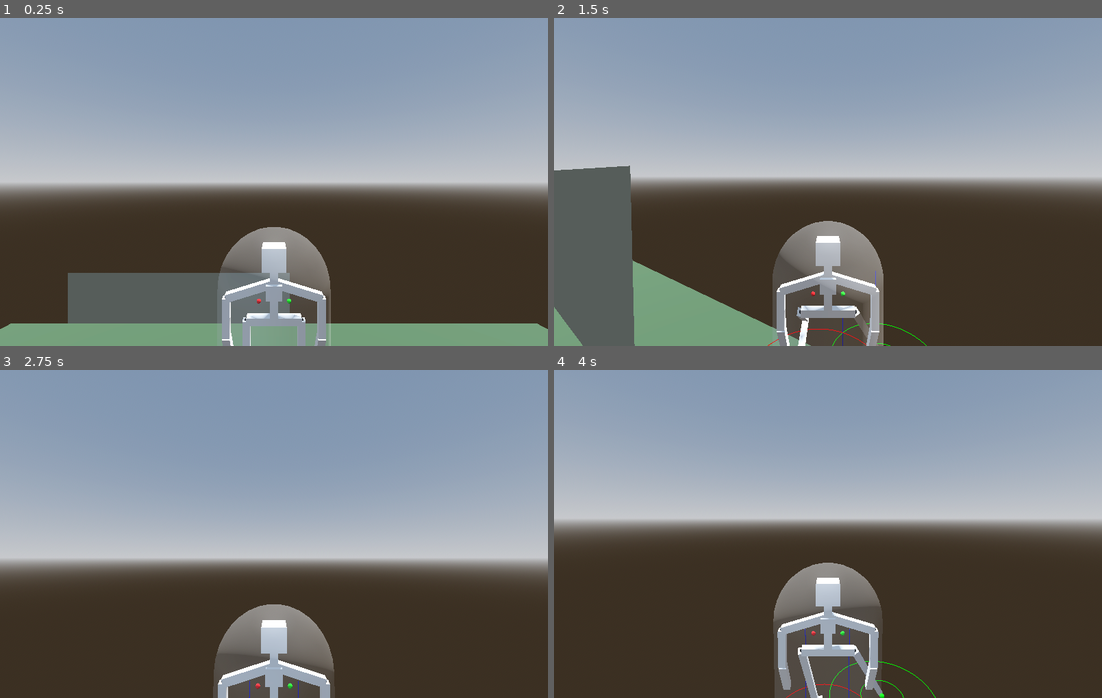
Above: before the commit, frames 1-4 (two rows, left to right).
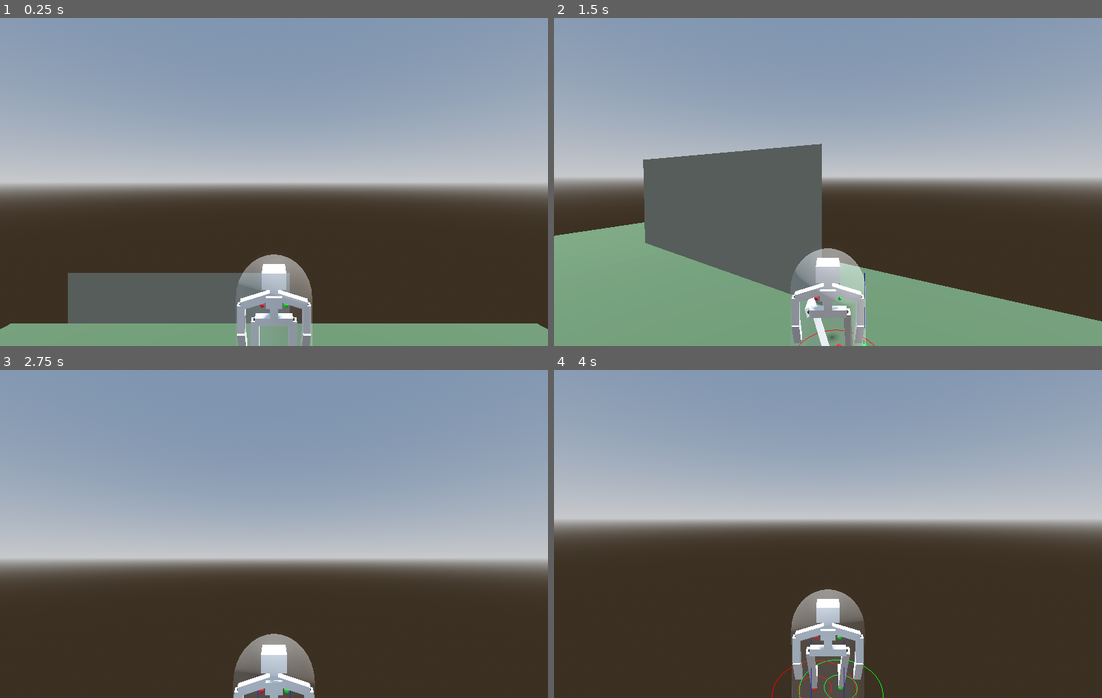
Above: after the commit, the same moments.

Repository: marcolatellafrias/character-parametric
Game: Godot game, scene res://Scenes/Demo.tscn
Two runs of this game, one before a commit and one after it. Both use one fixed random seed, a clock stepped at 60 frames per second and the inputs below.
Inputs (mouse positions are in pixels of both pictures, inside the frame that each line leads up to):
- Up to frame 1 (0.25 s): no input
- Up to frame 2 (1.5 s): move the mouse to (855, 182) at 0.52 s; hold Shift (sprint) 0.53-1.28 s; hold W (move_forward) from 0.53 s (still down); tap Space (jump) at 0.77 s; move the mouse to (800, 182) at 1.27 s; tap Shift (sprint) at 1.35 s
- Up to frame 3 (2.75 s): keep holding W (move_forward); tap Space (jump) at 1.52 s; move the mouse to (284, 527) at 2.02 s; hold Shift (sprint) from 2.03 s (still down)
- Up to frame 4 (4 s): keep holding W (move_forward); move the mouse to (822, 540) at 2.77 s; release Shift (sprint) at 2.78 s; tap Shift (sprint) at 2.85 s; tap Space (jump) at 3.02, 3.77 s; move the mouse to (866, 537) at 3.52 s; hold Shift (sprint) from 3.53 s (still down)

The runs differ from the first frame. In frame 1, 5.1% of the frame differs, in the area x 39-61%, y 63-100%; in frame 2, 31%, in the area x 0-100%, y 38-100%; in frame 3, 4.8%; in frame 4, 5.8%.

Commit message:
Descripción del cambio (por ejemplo: agregar animación de salto)

Diff:
--- a/scripts/bone_instantiator.gd
+++ b/scripts/bone_instantiator.gd
@@ -2,7 +2,7 @@
 extends Node3D
 
 #ALTURA DEL PERSONAJE
-@export var feet_to_head_height := 3.2: #This excludes arms and horizontal bones,
+@export var feet_to_head_height := 2.2: #This excludes arms and horizontal bones,
 	set(value):
 		feet_to_head_height = value
 		initialize_skeleton()
